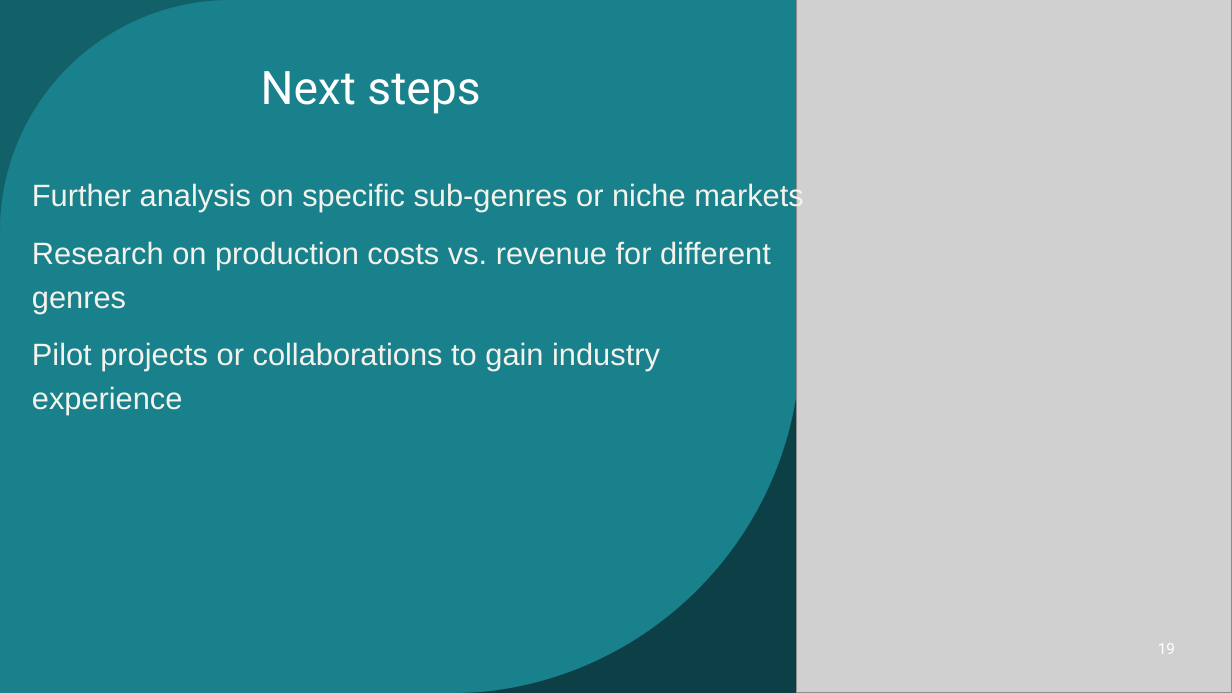
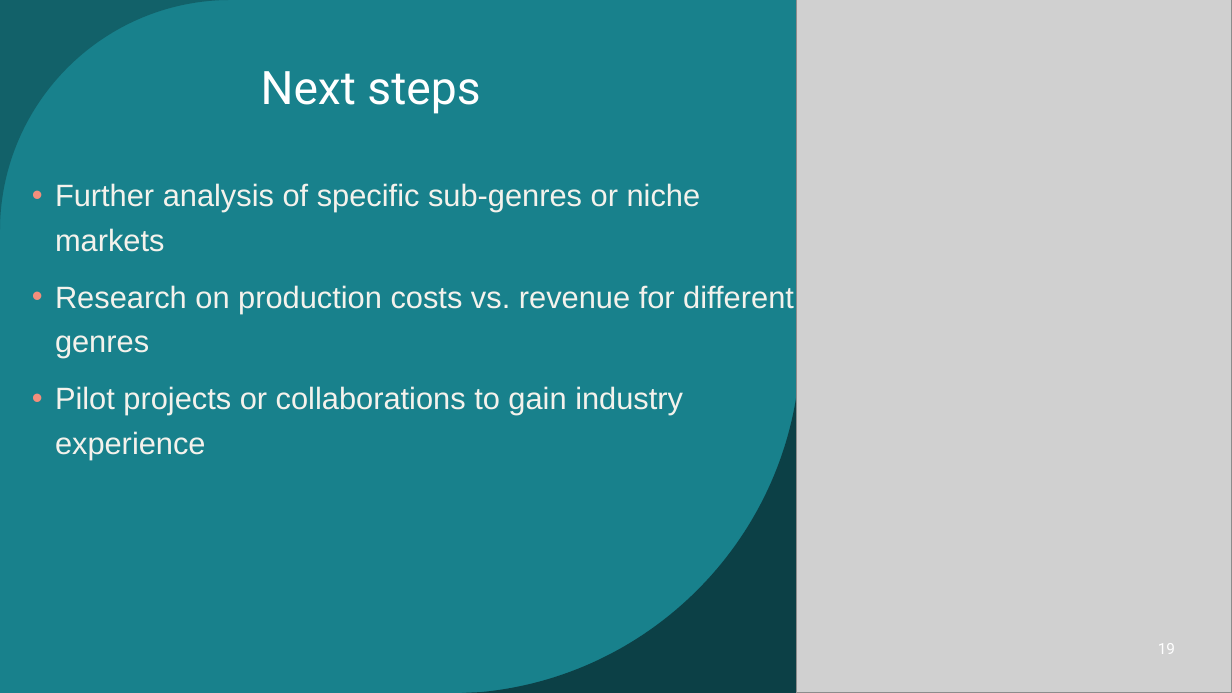
Before and after one commit to wambuiGicheha/Project1, a slide deck: slide 19 of Presentation.pptx. Drawn at 1232x693 pixels with LibreOffice and Linux fonts; fonts in the diff are those of the drawing; grey boxes stand for pictures. Boxes give left, top, right and bottom in pixels: in the first picture for what was removed or moved away, otherwise in the second. Text is boxed around its words. In the diff, an @@ line names an element or a change of style, - is before the commit and + after.

```diff
--- a/Presentation.pptx
+++ b/Presentation.pptx
@@ text at (55,183,701,252): text changed @@
-Further analysis on specific sub-genres or niche markets
+• Further analysis of specific sub-genres or niche markets
@@ text at (55,285,794,459): bullet none to • @@
```
Also in this commit, not shown: 4 other slides changed.
